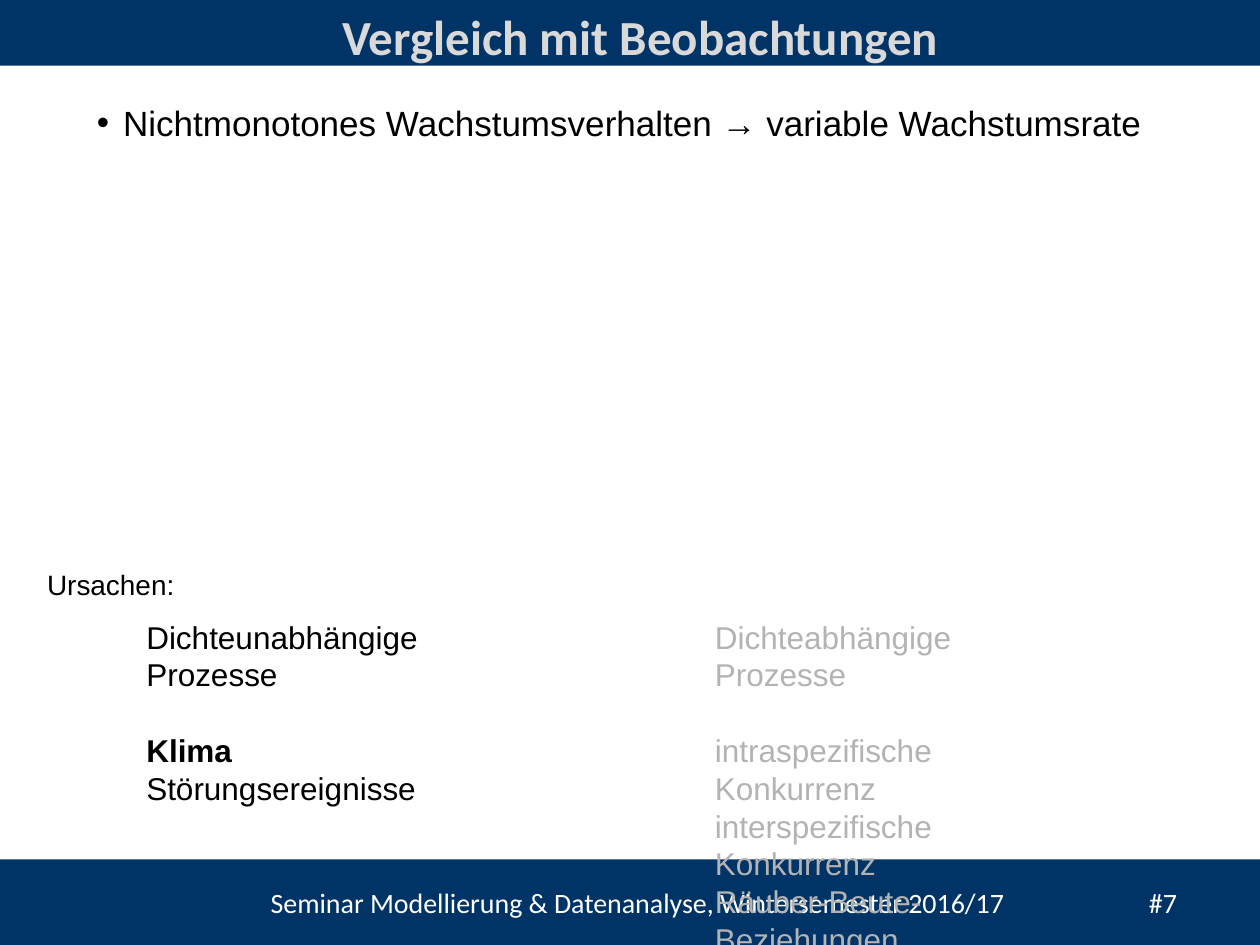
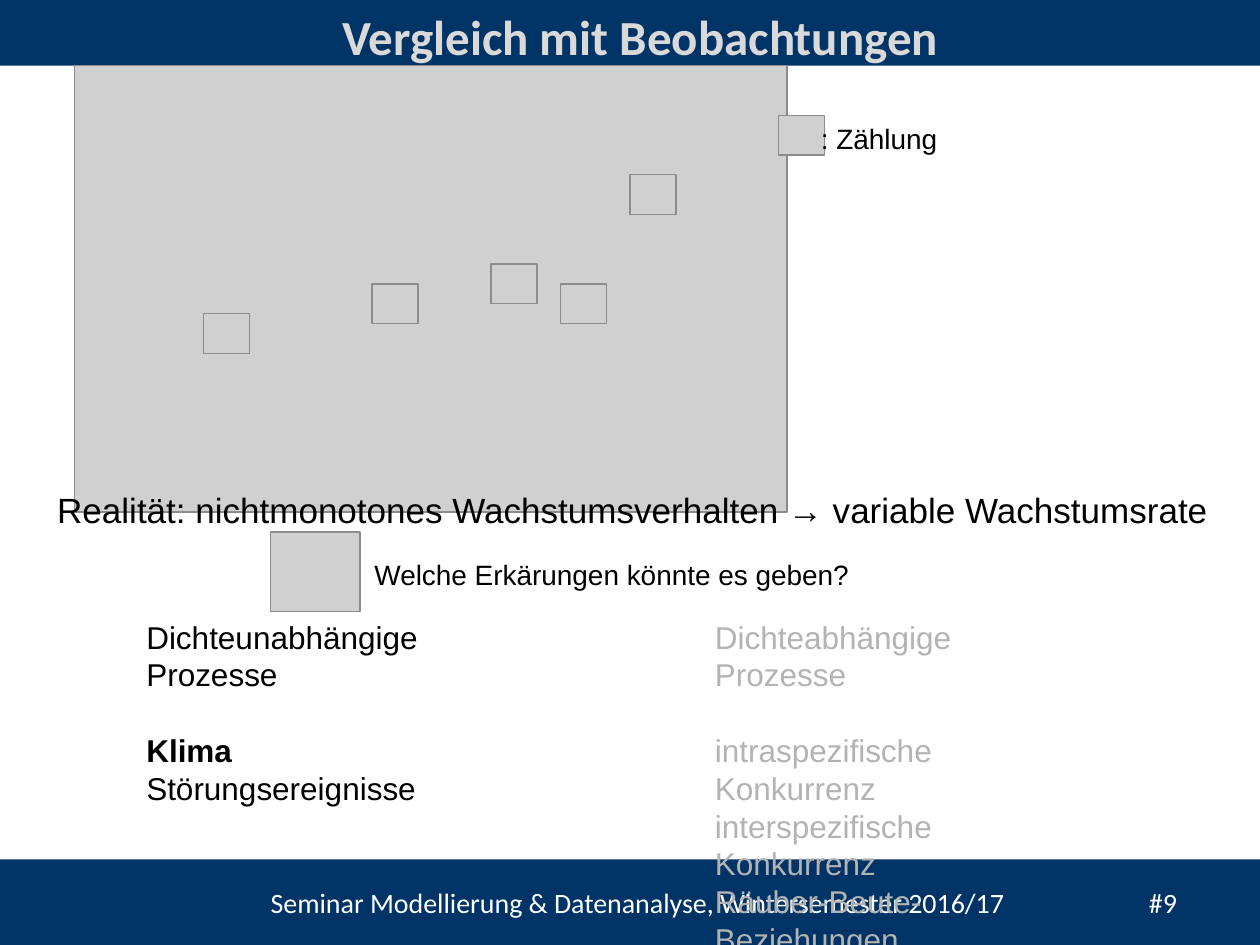
Before and after one commit to heistermann/Einf_Modellierung, a slide deck: slide 9 of Termin_2/Termin_5_Populationsmodelle.pptx (slide 7 before the commit). Drawn at 1260x945 pixels with LibreOffice and Linux fonts; fonts in the diff are those of the drawing; grey boxes stand for pictures; background and template pictures are left out. Boxes give left, top, right and bottom in pixels: in the first picture for what was removed or moved away, otherwise in the second. Text is boxed around its words. In the diff, an @@ line names an element or a change of style, - is before the commit and + after.

```diff
--- a/Termin_2/Termin_5_Populationsmodelle.pptx
+++ b/Termin_2/Termin_5_Populationsmodelle.pptx
@@ picture added at bbox=[74, 66, 788, 512] @@
@@ picture added at bbox=[779, 116, 824, 155] @@
@@ text added at bbox=[836, 128, 937, 154], 16 pt, text #000000 @@
+: Zählung
@@ picture added at bbox=[630, 175, 675, 214] @@
@@ picture added at bbox=[491, 265, 537, 304] @@
@@ picture added at bbox=[372, 284, 417, 323] @@
@@ picture added at bbox=[561, 284, 606, 323] @@
@@ picture added at bbox=[203, 314, 248, 353] @@
@@ text at bbox=[57, 495, 1207, 530]: text changed @@
-• Nichtmonotones Wachstumsverhalten → variable Wachstumsrate
+Realität: nichtmonotones Wachstumsverhalten → variable Wachstumsrate
@@ picture added at bbox=[271, 532, 360, 611] @@
@@ text added at bbox=[374, 564, 849, 591], 16 pt, text #000000 @@
+Welche Erkärungen könnte es geben?
@@ text removed at bbox=[47, 574, 174, 596] @@
-Ursachen:
@@ text at bbox=[271, 890, 1177, 918]: text changed @@
-Seminar Modellierung & Datenanalyse, Wintersemester 2016/17 #7
+Seminar Modellierung & Datenanalyse, Wintersemester 2016/17 #9
```
Also in this commit, not shown: 6 other slides changed, 3 slides added, 1 slide removed, 2 other files.
